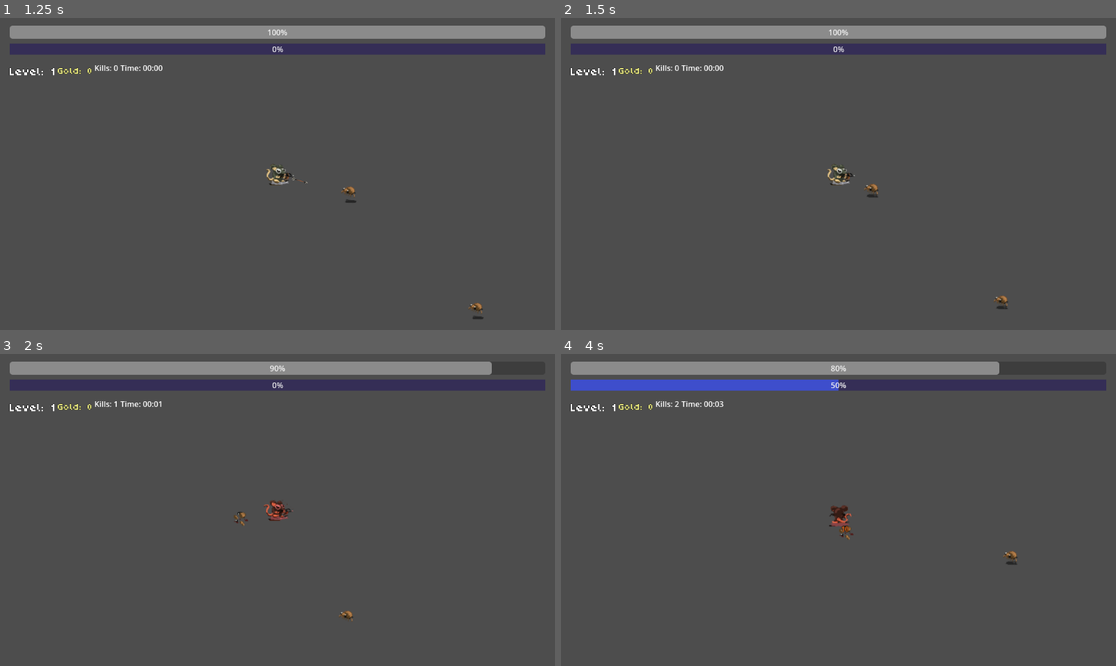
Above: before the commit, frames 1-4 (two rows, left to right).
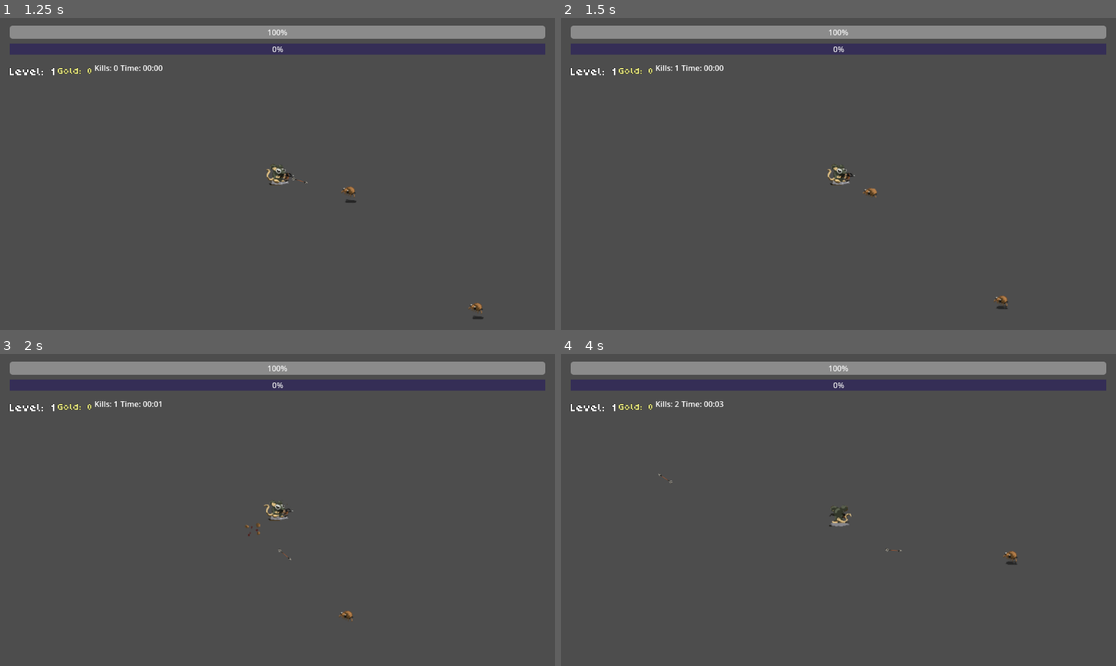
Above: after the commit, the same moments.

Repository: Nathar420/stinky-rat
Game: Godot game, scene res://ui/main_menu.tscn
Same seed, same stepped clock (60 frames per second), same inputs: the game is played once before the commit and once after it. The engine's default icon, where the game draws it, is replaced by a stand-in: a white triangle on a blue panel in a dark square.
Inputs:
- Up to frame 1 (1.25 s): click "Start" at 0.5 s
- Up to frame 2 (1.5 s): hold Right (ui_right) from 1.28 s (still down)
- Up to frame 3 (2 s): keep holding Right (ui_right)
- Up to frame 4 (4 s): release Right (ui_right) at 2.03 s; hold Down (ui_down) 2.03-2.78 s; hold Right (ui_right) 2.78-3.53 s; hold Up (ui_up) from 3.53 s (still down)

Frame 1 is identical in both runs. In frame 2, less than 0.1% of the frame differs, in the area x 20-58%, y 15-58%; in frame 3, 0.7%; in frame 4, 2.8%, in the area x 1-99%, y 2-64%.

Commit message:
added loot chest mechanics, still needs sprites

Diff:
--- a/abilities/weapons/explosion_ability.gd
+++ b/abilities/weapons/explosion_ability.gd
@@ -19,19 +19,24 @@
 		push_error("ExplosionAbility: No explosion scene assigned!")
 		return
 
-	for i in range(explosions_per_use):
+	# Get list of targets from the cluster
+	var targets = _find_spread_targets_in_cluster(explosions_per_use)
+
+	if targets.is_empty():
+		# Fallback to original position if no targets
 		var explosion = explosion_scene.instantiate()
+		player.get_parent().add_child(explosion)
+		explosion.global_position = target_position
+		return
 
-		var offset = Vector2.ZERO
-		if explosions_per_use > 1:
-			var angle = (TAU / explosions_per_use) * i
-			offset = Vector2(cos(angle), sin(angle)) * explosion_spread
+	# Create explosions at each target
+	for i in range(targets.size()):
+		var explosion = explosion_scene.instantiate()
+		player.get_parent().add_child(explosion)
+		explosion.global_position = targets[i].global_position
 
-		player.get_parent().add_child(explosion)
-		explosion.global_position = target_position + offset
-
-		if i < explosions_per_use - 1:
-			await get_tree().create_timer(0.1).timeout
+		if i < targets.size() - 1:
+			await get_tree().create_timer(0.2).timeout
 
 func _find_best_explosion_target() -> Vector2:
 	var enemies = get_tree().get_nodes_in_group("enemies")
@@ -102,7 +107,67 @@
 			nearest = enemy
 
 	return nearest
+func _find_spread_targets_in_cluster(count: int) -> Array:
+	var enemies = get_tree().get_nodes_in_group("enemies")
+	if enemies.is_empty():
+		return []
+
+	# Find the center of the largest cluster
+	var cluster_center = _find_best_explosion_target()
+	if cluster_center == Vector2.ZERO:
+		return []
+
+	# Get enemies in that cluster
+	var cluster_radius = 150.0
+	var enemies_in_cluster: Array = []
+
+	for enemy in enemies:
+		if not is_instance_valid(enemy):
+			continue
+		var distance = enemy.global_position.distance_to(cluster_center)
+		if distance <= cluster_radius:
+			enemies_in_cluster.append(enemy)
+
+	if enemies_in_cluster.is_empty():
+		return []
+
+	# Sort by how many neighbors each enemy has (prioritize dense areas)
+	var scored_enemies = []
+	for enemy in enemies_in_cluster:
+		var neighbor_count = 0
+		for other in enemies_in_cluster:
+			if enemy == other:
+				continue
+			if enemy.global_position.distance_to(other.global_position) < 80.0:
+				neighbor_count += 1
+		scored_enemies.append({"enemy": enemy, "score": neighbor_count})
+
+	# Sort by score (most neighbors first)
+	scored_enemies.sort_custom(func(a, b): return a.score > b.score)
+
+	# Pick targets that are spread apart
+	var min_spacing = 100.0
+	var selected_targets: Array = []
+
+	for item in scored_enemies:
+		if selected_targets.size() >= count:
+			break
+
+		var enemy = item.enemy
+
+		# Check if this enemy is far enough from already selected ones
+		var too_close = false
+		for selected in selected_targets:
+			if enemy.global_position.distance_to(selected.global_position) < min_spacing:
+				too_close = true
+				break
+
+		if not too_close:
+			selected_targets.append(enemy)
+
+	return selected_targets
 
 func _on_level_up() -> void:
 	explosions_per_use += 1
-	print("Explosion ability leveled up! Now spawns ", explosions_per_use, " explosions")
+	explosion_spread += 10.0
+	print("Explosion ability leveled up! Explosions: ", explosions_per_use, " Spread: ", explosion_spread)
--- a/abilities/weapons/ricochet_gun.gd
+++ b/abilities/weapons/ricochet_gun.gd
@@ -56,4 +56,9 @@
 
 func _on_level_up() -> void:
 	projectiles_per_shot += 1
-	print("Ricochet Gun leveled up! Now shoots ", projectiles_per_shot, " projectiles with ", bounces_per_projectile, " bounces each")
+
+	# Increase bounces, but cap at 7
+	if bounces_per_projectile < 7:
+		bounces_per_projectile += 1
+
+	print("Ricochet Gun leveled up! Projectiles: ", projectiles_per_shot, " Bounces: ", bounces_per_projectile)
--- a/enemies/enemy_flea.gd
+++ b/enemies/enemy_flea.gd
@@ -2,7 +2,7 @@
 extends CharacterBody2D
 
 @export var move_speed: float = 150.0
-@export var health: int = 30
+@export var health: int = 20
 @export var contact_damage: int = 10
 @export var score_value: int = 10
 
--- /dev/null
+++ b/loot_chest.tscn
@@ -0,0 +1,28 @@
+[gd_scene load_steps=5 format=3 uid="uid://clpk8o5fpoaw0"]
+
+[ext_resource type="Script" uid="uid://br65rf2hf3y21" path="res://pickups/loot_chest.gd" id="1_ecd5l"]
+
+[sub_resource type="CircleShape2D" id="CircleShape2D_tcjxa"]
+
+[sub_resource type="Gradient" id="Gradient_sxw2o"]
+
+[sub_resource type="GradientTexture2D" id="GradientTexture2D_chhtt"]
+gradient = SubResource("Gradient_sxw2o")
+fill_from = Vector2(0.49532712, 0.093457945)
+
+[node name="LootChest" type="Area2D"]
+script = ExtResource("1_ecd5l")
+
+[node name="CollisionShape2D" type="CollisionShape2D" parent="."]
+shape = SubResource("CircleShape2D_tcjxa")
+
+[node name="Sprite2D" type="Sprite2D" parent="."]
+texture = SubResource("GradientTexture2D_chhtt")
+
+[node name="CostLabel" type="Label" parent="Sprite2D"]
+offset_left = -20.0
+offset_top = -59.0
+offset_right = 20.0
+offset_bottom = -36.0
+size_flags_horizontal = 4
+text = "10"
--- /dev/null
+++ b/pickups/loot_chest.gd
@@ -0,0 +1,75 @@
+class_name LootChest
+extends Area2D
+
+static var chests_opened: int = 0
+
+@export var base_cost: int = 10
+@export var cost_increase: int = 5
+
+@onready var cost_label: Label = $CostLabel
+
+var player: Node2D = null
+
+func _ready() -> void:
+	add_to_group("loot_chests")
+	player = get_tree().get_first_node_in_group("player")
+	body_entered.connect(_on_body_entered)
+
+	if cost_label:
+		cost_label.text = str(get_chest_cost())
+
+func get_chest_cost() -> int:
+	return base_cost + (chests_opened * cost_increase)
+
+func _on_body_entered(body: Node2D) -> void:
+	if not body.is_in_group("player"):
+		return
+
+	if not body.has_node("StatsManager"):
+		return
+
+	var stats = body.stats
+	var cost = get_chest_cost()
+
+	if stats.current_gold >= cost:
+		stats.add_gold(-cost)
+		chests_opened += 1
+
+		_open_chest(body)
+	else:
+		_flash_insufficient_gold()
+
+func _open_chest(player_node: Node2D) -> void:
+	var item_db = get_tree().get_first_node_in_group("item_database")
+	if not item_db:
+		push_error("ItemDatabase not found!")
+		queue_free()
+		return
+
+	var item = item_db.get_random_chest_item(player_node.stats)
+
+	if item:
+		var loot_ui = get_tree().get_first_node_in_group("loot_reveal_ui")
+		if loot_ui:
+			loot_ui.show_loot(item, player_node)
+		else:
+			# Fallback: apply item directly
+			_apply_item_to_player(item, player_node)
+
+	queue_free()
+
+func _apply_item_to_player(item: ItemData, player_node: Node2D) -> void:
+	if player_node.has_method("_on_upgrade_chosen"):
+		player_node._on_upgrade_chosen(item)
+
+func _flash_insufficient_gold() -> void:
+	if not cost_label:
+		return
+
+	var original_color = cost_label.get_theme_color("font_color", "Label")
+	cost_label.add_theme_color_override("font_color", Color.RED)
+
+	await get_tree().create_timer(0.2).timeout
+
+	if is_instance_valid(cost_label):
+		cost_label.add_theme_color_override("font_color", original_color)
--- a/player/player.tscn
+++ b/player/player.tscn
@@ -6,10 +6,10 @@
 [ext_resource type="Script" uid="uid://bhsy7bm6qnu1a" path="res://managers/ability_manager.gd" id="4_sweqy"]
 [ext_resource type="PackedScene" uid="uid://d3eieij8iep6v" path="res://scenes/basic_gun.tscn" id="5_qjkh3"]
 [ext_resource type="PackedScene" uid="uid://c4qga78ih5q7y" path="res://abilities/weapons/ricochet_gun.tscn" id="6_g6k8r"]
-[ext_resource type="PackedScene" uid="uid://b7wjslcl0ihv" path="res://explosion_ability.tscn" id="7_boad6"]
+[ext_resource type="PackedScene" uid="uid://b7wjslcl0ihv" path="res://abilities/weapons/explosion_ability.tscn" id="7_boad6"]
 [ext_resource type="PackedScene" uid="uid://be4o6fnscja2n" path="res://abilities/weapons/confusion_spoon.tscn" id="8_rgyib"]
-[ext_resource type="PackedScene" uid="uid://djilttla6hs11" path="res://sword_ability.tscn" id="9_hg6s5"]
-[ext_resource type="PackedScene" uid="uid://b3d5hm53378w0" path="res://sword.tscn" id="10_8t03j"]
+[ext_resource type="PackedScene" uid="uid://djilttla6hs11" path="res://abilities/weapons/sword_ability.tscn" id="9_hg6s5"]
+[ext_resource type="PackedScene" uid="uid://b3d5hm53378w0" path="res://projectiles/sword.tscn" id="10_8t03j"]
 
 [sub_resource type="CapsuleShape2D" id="CapsuleShape2D_onrkg"]
 
--- a/projectiles/richochet_projectile.gd
+++ b/projectiles/richochet_projectile.gd
@@ -6,6 +6,7 @@
 @export var max_bounces: int = 3
 @export var max_ricochet_distance: float = 400.0
 @export var damage_radius: float = 40.0
+@export var damage: int = 25
 
 var direction: Vector2 = Vector2.ZERO
 var life_timer: float = 0.0
@@ -39,7 +40,7 @@
 			return
 
 		if body.has_method("take_damage"):
-			body.take_damage(10)
+			body.take_damage(damage)
 			hit_enemies.append(body)
 
 		if bounces_remaining > 0:
@@ -67,17 +68,28 @@
 		queue_free()
 		return
 
-	var nearest: Node2D = null
-	var nearest_distance: float = INF
+	# Add randomness - pick from closest 3-5 enemies instead of just nearest
+	var target: Node2D = null
 
-	for enemy in valid_targets:
-		var distance = global_position.distance_to(enemy.global_position)
-		if distance < nearest_distance:
-			nearest_distance = distance
-			nearest = enemy
+	if valid_targets.size() <= 2:
+		# If only 1-2 enemies, just pick randomly
+		target = valid_targets[randi() % valid_targets.size()]
+	else:
+		# Sort by distance
+		var sorted_enemies = []
+		for enemy in valid_targets:
+			var distance = global_position.distance_to(enemy.global_position)
+			sorted_enemies.append({"enemy": enemy, "distance": distance})
 
-	if nearest:
-		direction = global_position.direction_to(nearest.global_position)
+		sorted_enemies.sort_custom(func(a, b): return a.distance < b.distance)
+
+		# Pick randomly from closest 5 enemies
+		var pool_size = min(5, sorted_enemies.size())
+		var random_index = randi() % pool_size
+		target = sorted_enemies[random_index].enemy
+
+	if target:
+		direction = global_position.direction_to(target.global_position)
 
 func _check_nearby_enemies() -> void:
 	var enemies = get_tree().get_nodes_in_group("enemies")
--- a/resources/items/item_database.gd
+++ b/resources/items/item_database.gd
@@ -1,6 +1,24 @@
 class_name ItemDatabase
 extends Node
 
+
+enum Rarity { COMMON, UNCOMMON, RARE, EPIC, LEGENDARY }
+
+var rarity_weights = {
+	Rarity.COMMON: 50,
+	Rarity.UNCOMMON: 30,
+	Rarity.RARE: 15,
+	Rarity.EPIC: 4,
+	Rarity.LEGENDARY: 1
+}
+
+var rarity_colors = {
+	Rarity.COMMON: Color(0.8, 0.8, 0.8),
+	Rarity.UNCOMMON: Color(0.2, 0.8, 0.2),
+	Rarity.RARE: Color(0.3, 0.5, 1.0),
+	Rarity.EPIC: Color(0.7, 0.3, 1.0),
+	Rarity.LEGENDARY: Color(1.0, 0.8, 0.0)
+}
 var all_items: Array[ItemData] = []
 
 func _ready() -> void:
@@ -59,6 +77,20 @@
 	health.max_level = 10
 	all_items.append(health)
 
+func get_random_chest_item(stats: StatsManager) -> ItemData:
+	var available: Array[ItemData] = []
+
+	for item in all_items:
+		var current_level = stats.weapon_levels.get(item.id, 0)
+		if current_level < item.max_level:
+			available.append(item)
+
+	if available.is_empty():
+		return null
+
+	# For now just pick randomly, you can add rarity weighting later
+	return available[randi() % available.size()]
+
 func get_random_upgrades(count: int, stats: StatsManager) -> Array[ItemData]:
 	var available: Array[ItemData] = []
 
--- /dev/null
+++ b/scenes/loot_reveal_ui.tscn
@@ -0,0 +1,73 @@
+[gd_scene load_steps=3 format=3 uid="uid://dd6jajox32qgs"]
+
+[ext_resource type="Script" uid="uid://bsaehikt3vvht" path="res://ui/loot_reveal_ui.gd" id="1_abrv7"]
+[ext_resource type="FontFile" uid="uid://dmebi7ig6ljst" path="res://poco/Poco.ttf" id="2_rwpai"]
+
+[node name="LootRevealUI" type="CanvasLayer"]
+script = ExtResource("1_abrv7")
+
+[node name="DimBackground" type="ColorRect" parent="."]
+custom_minimum_size = Vector2(500, 300)
+anchors_preset = 15
+anchor_right = 1.0
+anchor_bottom = 1.0
+grow_horizontal = 2
+grow_vertical = 2
+color = Color(0.20392157, 0.20392157, 0.20392157, 0.44313726)
+
+[node name="Panel" type="Panel" parent="."]
+custom_minimum_size = Vector2(500, 300)
+anchors_preset = 8
+anchor_left = 0.5
+anchor_top = 0.5
+anchor_right = 0.5
+anchor_bottom = 0.5
+offset_left = -20.0
+offset_top = -20.0
+offset_right = 20.0
+offset_bottom = 20.0
+grow_horizontal = 2
+grow_vertical = 2
+size_flags_horizontal = 4
+size_flags_vertical = 4
+
+[node name="MarginContainer" type="MarginContainer" parent="Panel"]
+layout_mode = 1
+anchors_preset = 15
+anchor_right = 1.0
+anchor_bottom = 1.0
+grow_horizontal = 2
+grow_vertical = 2
+theme_override_constants/margin_left = 30
+theme_override_constants/margin_top = 30
+theme_override_constants/margin_right = 30
+theme_override_constants/margin_bottom = 30
+
+[node name="VBoxContainer" type="VBoxContainer" parent="Panel/MarginContainer"]
+layout_mode = 2
+theme_override_constants/separation = 20
+
+[node name="ItemNameLabel" type="Label" parent="Panel/MarginContainer/VBoxContainer"]
+layout_mode = 2
+size_flags_horizontal = 4
+theme_override_colors/font_outline_color = Color(0, 0, 0, 1)
+theme_override_constants/outline_size = 2
+theme_override_fonts/font = ExtResource("2_rwpai")
+theme_override_font_sizes/font_size = 36
+text = "ITEM NAME"
+
+[node name="ItemDescriptionLabel" type="Label" parent="Panel/MarginContainer/VBoxContainer"]
+layout_mode = 2
+size_flags_horizontal = 4
+theme_override_colors/font_outline_color = Color(0, 0, 0, 1)
+theme_override_constants/outline_size = 2
+theme_override_fonts/font = ExtResource("2_rwpai")
+theme_override_font_sizes/font_size = 20
+text = "Item Description Goes here"
+
+[node name="ClaimButton" type="Button" parent="Panel/MarginContainer/VBoxContainer"]
+layout_mode = 2
+theme_override_fonts/font = ExtResource("2_rwpai")
+theme_override_font_sizes/font_size = 28
+text = "Claim Reward
+"
--- a/scenes/world.tscn
+++ b/scenes/world.tscn
@@ -8,10 +8,12 @@
 [ext_resource type="PackedScene" uid="uid://b1kev1vdrmvxr" path="res://scenes/gold_pickup.tscn" id="6_4mrxx"]
 [ext_resource type="PackedScene" uid="uid://bhu4vg68yg1tr" path="res://scenes/floating_score.tscn" id="7_i7141"]
 [ext_resource type="PackedScene" uid="uid://d3m3qpbtb01bc" path="res://scenes/game_ui.tscn" id="8_4mrxx"]
+[ext_resource type="PackedScene" uid="uid://clpk8o5fpoaw0" path="res://loot_chest.tscn" id="8_jhx03"]
 [ext_resource type="Script" uid="uid://dgq4x58djugab" path="res://resources/items/item_database.gd" id="9_7r4gi"]
 [ext_resource type="PackedScene" uid="uid://cb37fiuof4ypf" path="res://ui/level_up_ui.tscn" id="10_w7kh3"]
-[ext_resource type="PackedScene" uid="uid://cn7wb8x04pad5" path="res://game_over_ui.tscn" id="11_e3hyu"]
-[ext_resource type="PackedScene" uid="uid://cpij5k01501pi" path="res://pause_menu.tscn" id="12_q5onr"]
+[ext_resource type="PackedScene" uid="uid://cn7wb8x04pad5" path="res://ui/game_over_ui.tscn" id="11_e3hyu"]
+[ext_resource type="PackedScene" uid="uid://cpij5k01501pi" path="res://ui/pause_menu.tscn" id="12_q5onr"]
+[ext_resource type="PackedScene" uid="uid://dd6jajox32qgs" path="res://scenes/loot_reveal_ui.tscn" id="14_o8fc1"]
 
 [node name="World" type="Node2D"]
 
@@ -29,6 +31,7 @@
 health_drop_scene = ExtResource("5_i7141")
 gold_drop_scene = ExtResource("6_4mrxx")
 floating_score_scene = ExtResource("7_i7141")
+loot_chest_scene = ExtResource("8_jhx03")
 
 [node name="GameUI" parent="." instance=ExtResource("8_4mrxx")]
 
@@ -40,3 +43,5 @@
 [node name="GameOverUI" parent="." groups=["game_over_ui", "game_ui"] instance=ExtResource("11_e3hyu")]
 
 [node name="PauseMenu" parent="." instance=ExtResource("12_q5onr")]
+
+[node name="LootRevealUI" parent="." groups=["loot_reveal_ui"] instance=ExtResource("14_o8fc1")]
--- /dev/null
+++ b/ui/loot_reveal_ui.gd
@@ -0,0 +1,38 @@
+class_name LootRevealUI
+extends CanvasLayer
+
+@onready var panel: Panel = $Panel
+@onready var item_name_label: Label = $Panel/MarginContainer/VBoxContainer/ItemNameLabel
+@onready var item_description_label: Label = $Panel/MarginContainer/VBoxContainer/ItemDescriptionLabel
+@onready var claim_button: Button = $Panel/MarginContainer/VBoxContainer/ClaimButton
+
+var current_item: ItemData
+var current_player: Node2D
+
+func _ready() -> void:
+	hide()
+	process_mode = Node.PROCESS_MODE_ALWAYS
+
+	if claim_button:
+		claim_button.pressed.connect(_on_claim_pressed)
+
+func show_loot(item: ItemData, player_node: Node2D) -> void:
+	current_item = item
+	current_player = player_node
+
+	if item_name_label:
+		item_name_label.text = item.display_name
+
+	if item_description_label:
+		item_description_label.text = item.description
+
+	show()
+	get_tree().paused = true
+
+func _on_claim_pressed() -> void:
+	if current_player and current_item:
+		if current_player.has_method("_on_upgrade_chosen"):
+			current_player._on_upgrade_chosen(current_item)
+
+	hide()
+	get_tree().paused = false
Renamed: explosion_ability.tscn -> abilities/weapons/explosion_ability.tscn
Renamed: sword_ability.tscn -> abilities/weapons/sword_ability.tscn
Not shown, added: pickups/loot_chest.gd.uid
Renamed: sword.tscn -> projectiles/sword.tscn
Binary file added: resources/floor_tiles.png
Not shown, added: resources/floor_tiles.png.import
Not shown: 1 places in scenes/world.tscn that only renumber resources
Renamed: game_over_ui.tscn -> ui/game_over_ui.tscn
Not shown, added: ui/loot_reveal_ui.gd.uid
Renamed: pause_menu.tscn -> ui/pause_menu.tscn
